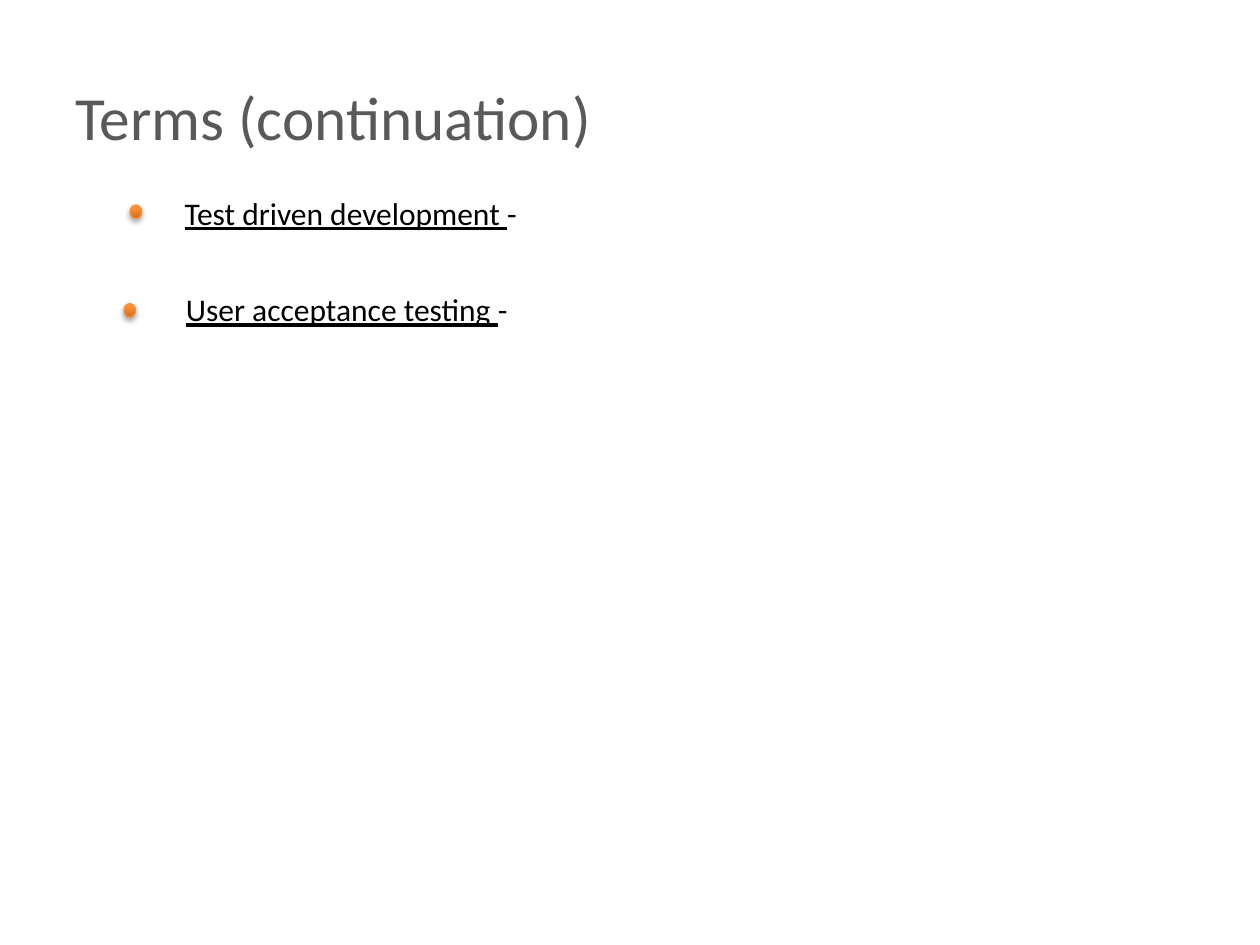
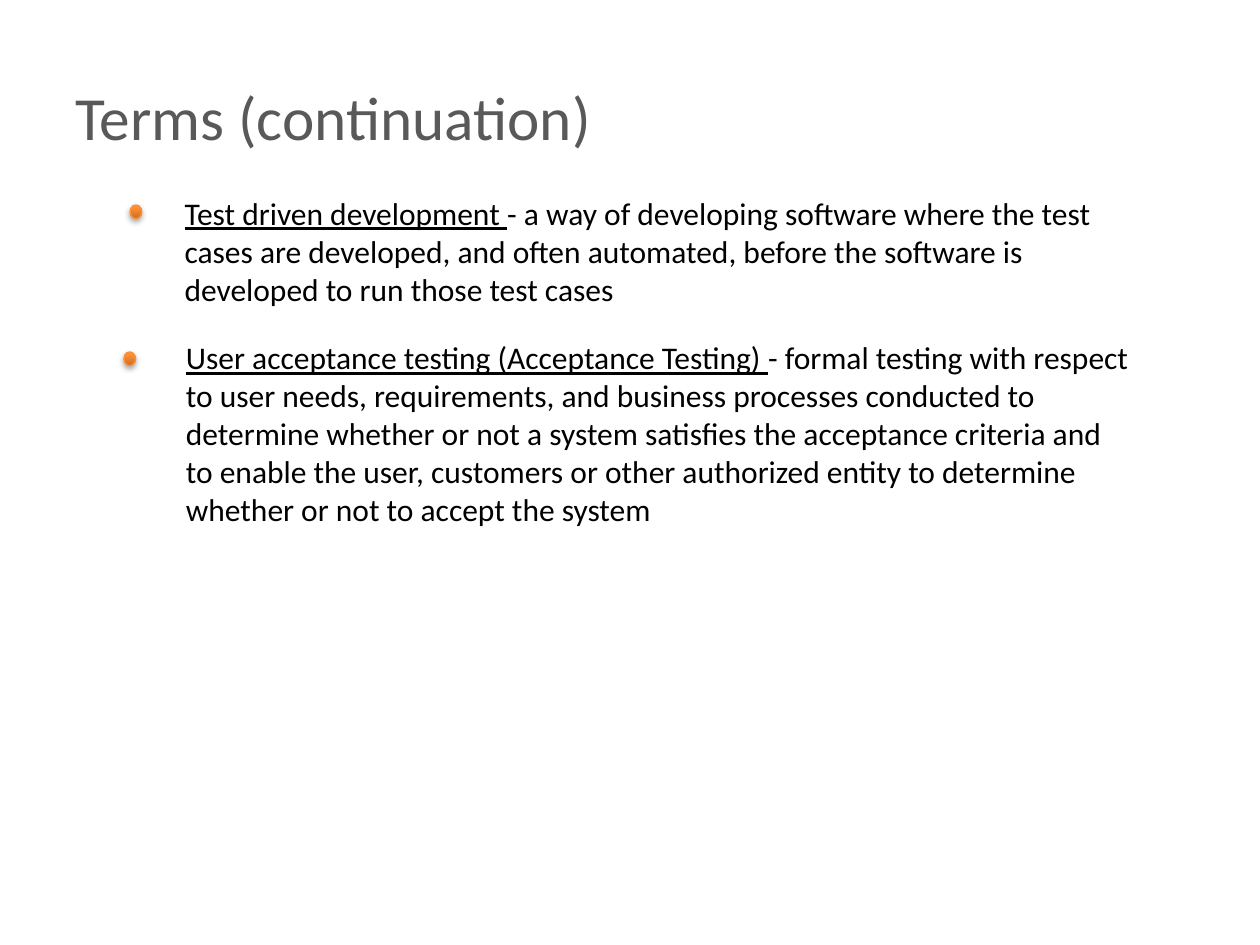
Before and after one commit to BigRacer/swtesting, a slide deck: slide 14 of inna/Занятие 2.pptx (slide 13 before the commit). Drawn at 1260x945 pixels with LibreOffice and Linux fonts; fonts in the diff are those of the drawing; background and template pictures are left out. Boxes give left, top, right and bottom in pixels: in the first picture for what was removed or moved away, otherwise in the second. Text is boxed around its words. In the diff, an @@ line names an element or a change of style, - is before the commit and + after.

```diff
--- a/inna/Занятие 2.pptx
+++ b/inna/Занятие 2.pptx
@@ text at [185, 203, 1090, 306]: text changed @@
-Test driven development -
+Test driven development - a way of developing software where the test cases are developed, and often automated, before the software is developed to run those test cases
@@ ellipse: place and size @@
-ellipse at [123, 304, 135, 318]
+ellipse at [123, 352, 135, 365]
@@ text at [186, 346, 1128, 526]: text changed @@
-User acceptance testing -
+User acceptance testing (Acceptance Testing) - formal testing with respect to user needs, requirements, and business processes conducted to determine whether or not a system satisfies the acceptance criteria and to enable the user, customers or other authorized entity to determine whether or not to accept the system
```
Also in this commit, not shown: 7 other slides changed, 2 slides added, 1 slide removed, 2 other files.
